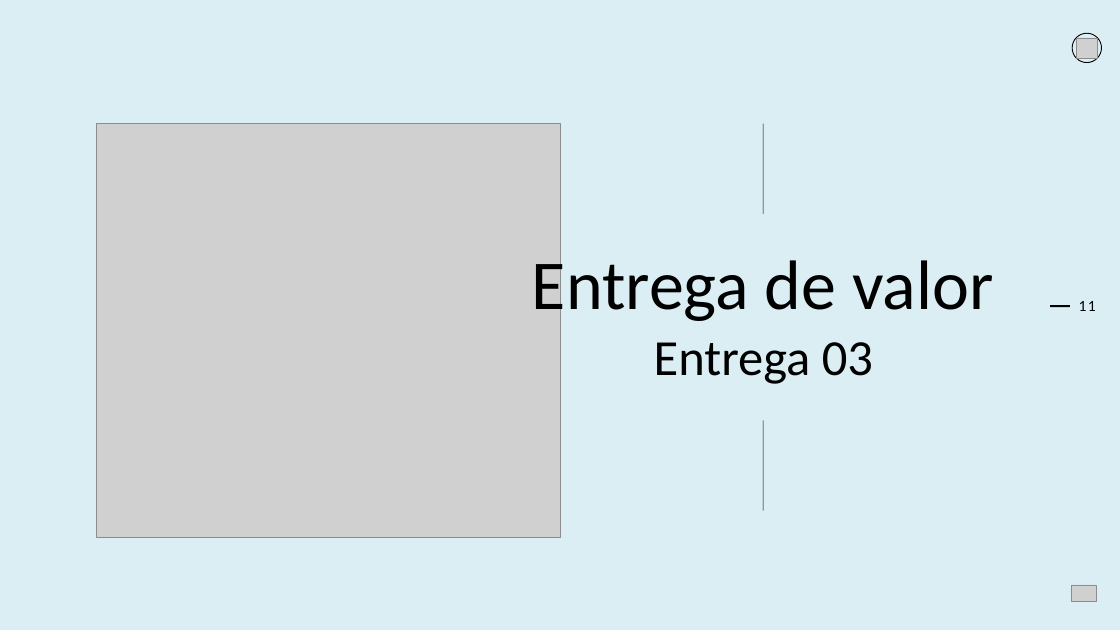
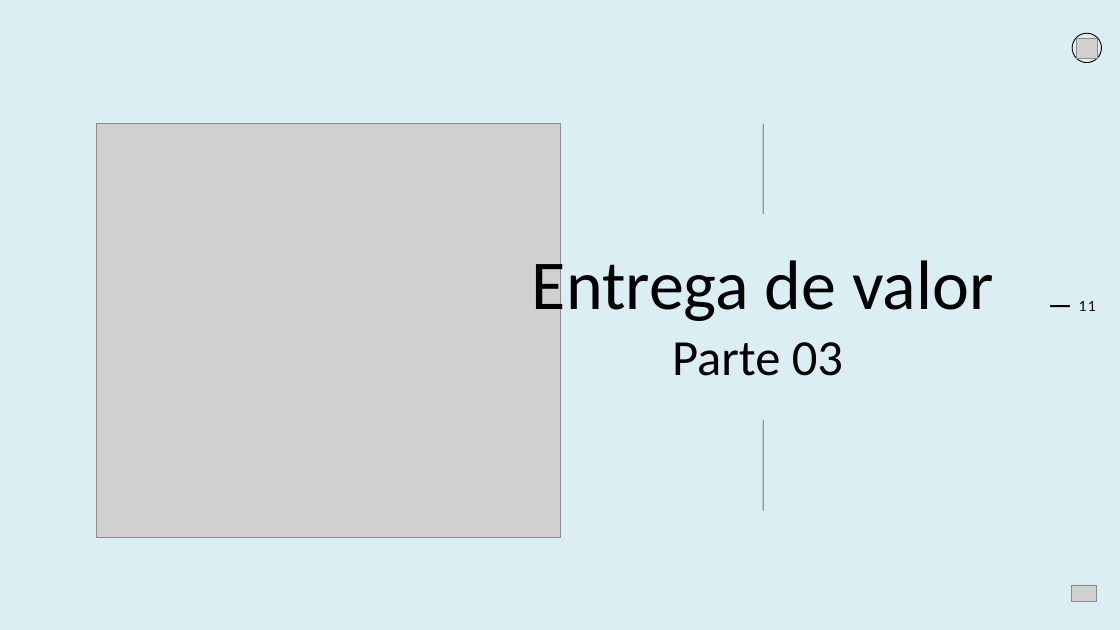
Before and after one commit to giovannialves01/API-RGBA, a slide deck: slide 11 of doc/Slides/Sprint 3.pptx. Drawn at 1120x630 pixels with LibreOffice and Linux fonts; fonts in the diff are those of the drawing; grey boxes stand for pictures. Boxes give left, top, right and bottom in pixels: in the first picture for what was removed or moved away, otherwise in the second. Text is boxed around its words. In the diff, an @@ line names an element or a change of style, - is before the commit and + after.

Commit message:
adicionando a parte do burndown
tempo total: 20 minutos

```diff
--- a/doc/Slides/Sprint 3.pptx
+++ b/doc/Slides/Sprint 3.pptx
@@ text at (672, 342, 843, 376): text changed @@
-Entrega 03
+Parte 03
```
Also in this commit, not shown: 1 slide added.
